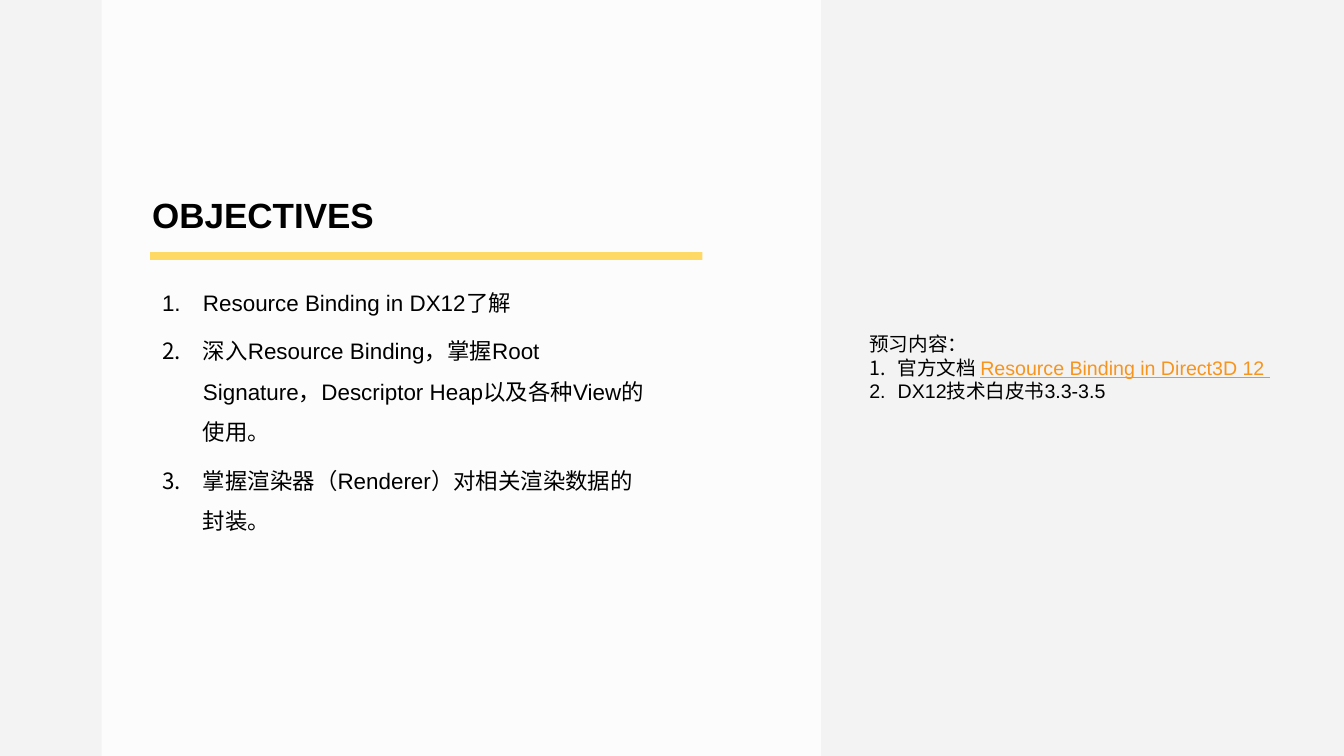
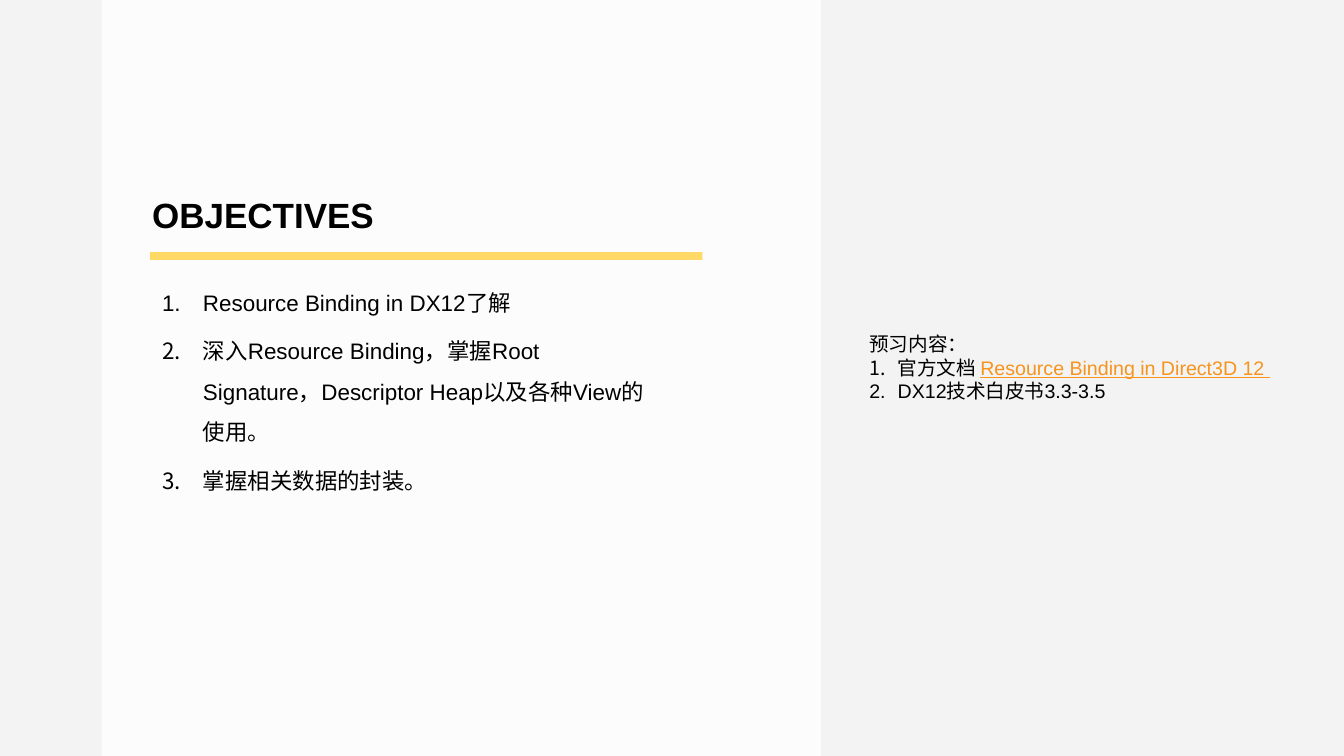
Before and after one commit to doomlover/KSGameEngineTutorials, a slide deck: slide 2 of PPTs/05.深入DX12绘制二.pptx. Drawn at 1344x756 pixels with LibreOffice and Linux fonts; fonts in the diff are those of the drawing. Boxes give left, top, right and bottom in pixels: in the first picture for what was removed or moved away, otherwise in the second. Text is boxed around its words. In the diff, an @@ line names an element or a change of style, - is before the commit and + after.

```diff
--- a/PPTs/05.深入DX12绘制二.pptx
+++ b/PPTs/05.深入DX12绘制二.pptx
@@ text at (203,470,427,491): text changed @@
-3. 掌握渲染器（Renderer）对相关渲染数据的封装。
+3. 掌握相关数据的封装。
```
Also in this commit, not shown: 13 other slides changed, 4 slides added, 2 slides removed, 1 other file.
